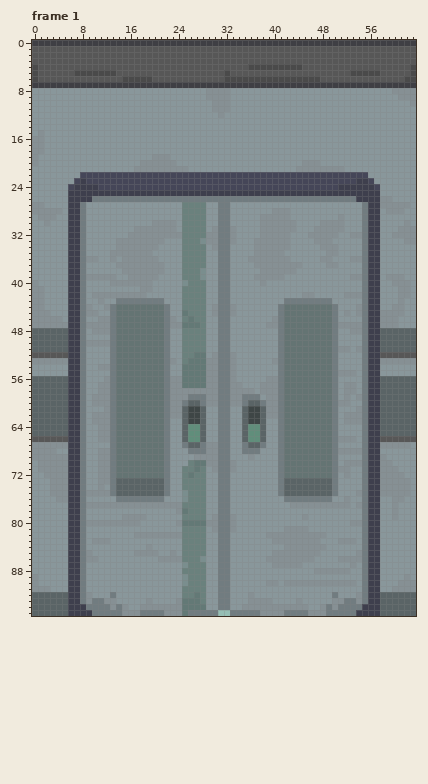
Pixel-art file: Assets/Art/Aseprite/Environment/Room Parts/InfirmaryDoor.aseprite. Above, as it was before the edit.
64x96 pixels, 16 frames. Colours within 5 levels of each other are drawn and written as one. Shown: frame 1.
New version:
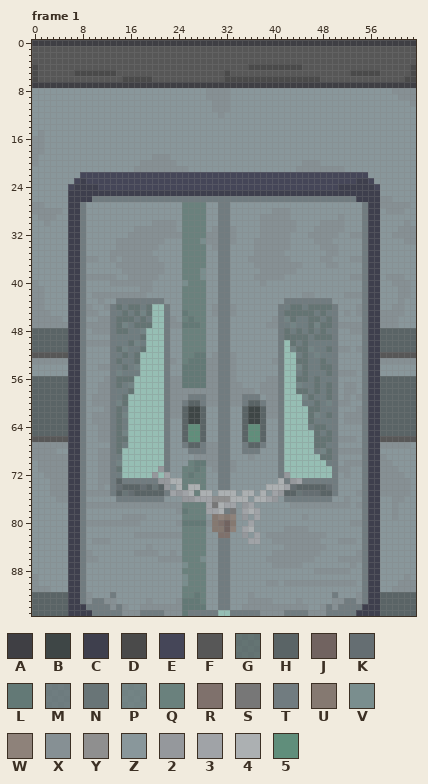
Palette (. is transparent): A #3f3f44  B #3e4646  C #3e3f4d  D #4a4a4a  E #454658  F #575757  G #5a6466d3  H #5a6466  J #716360  K #656e72  L #637976  M #677075d3  N #697577  P #6c787bd3  Q #6a817d  R #7f716c  S #777777  T #717c80  U #857971  V #7a8e8e  W #8e827a  X #869094  Y #8f8f8f  Z #89979b  2 #95989c  3 #a0a3a7  4 #acb0b2  5 #608e7b
Log entry: Mostly doors
The exact change:
layer "Layer 3" added
Frame 1, layers "Layer 3", "Layer 1":
y 44: x 15 G -> M; x 18 G -> M; x 20..21 GG -> ..; x 42 G -> M; x 45 G -> M
y 45: x 14 G -> M; x 16 G -> M; x 18 G -> P; x 20..21 GG -> ..; x 47 G -> M; x 49 G -> M
y 46: x 17 G -> M; x 19..21 GGG -> M..; x 42 G -> P; x 44..45 GG -> MM; x 48 G -> M
y 47: x 15..16 GG -> PM; x 20..21 GG -> ..; x 42..45 GGGG -> MPMM; x 47 G -> P
y 48: x 16..21 GGGGGG -> MMP...; x 43 G -> M; x 45 G -> M; x 47 G -> M; x 49 G -> M
y 49: x 14..17 GGGG -> MMMM; x 19..21 GGG -> ...; x 46 G -> M
y 50: x 14..15 GG -> MM; x 17..21 GGGGG -> PM...; x 42 G -> .; x 44 G -> M; x 46..49 GGGG -> MMMM
y 51: x 15..17 GGG -> PMM; x 19..21 GGG -> ...; x 42..43 GG -> .P; x 46..48 GGG -> PMM
y 52: x 14 G -> M; x 16 G -> M; x 18..21 GGGG -> ....; x 42..44 GGG -> ..M; x 46..49 GGGG -> MPMM
y 53: x 15..16 GG -> MM; x 18..21 GGGG -> ....; x 42..43 GG -> ..; x 46..47 GG -> MM; x 49 G -> M
y 54: x 14 G -> M; x 16..21 GGGGGG -> MP....; x 42..44 GGG -> ..P; x 46..47 GG -> MM
y 55: x 14..21 GGGGGGGG -> PMMM....; x 42..44 GGG -> ..M; x 46..48 GGG -> MMM
y 56: x 17..21 GGGGG -> .....; x 42..43 GG -> ..; x 46 G -> M; x 48..49 GG -> MM
y 57: x 15..21 GGGGGGG -> MP.....; x 42..46 GGGGG -> ..PMM; x 48 G -> M
y 58: x 14..15 GG -> MM; x 17..21 GGGGG -> .....; x 42..43 GG -> ..; x 46 G -> M; x 48 G -> M
y 59: x 14 G -> M; x 16..21 GGGGGG -> ......; x 42..45 GGGG -> ...P; x 47..48 GG -> MM
y 60: x 14 G -> P; x 16..21 GGGGGG -> ......; x 42..46 GGGGG -> ...MM; x 48..49 GG -> MP
y 61: x 15..21 GGGGGGG -> M......; x 42..45 GGGG -> ....; x 48..49 GG -> MM
y 62: x 15..21 GGGGGGG -> P......; x 42..45 GGGG -> ....; x 47..48 GG -> PM
y 63: x 15..21 GGGGGGG -> M......; x 42..45 GGGG -> ....; x 47..49 GGG -> MMM
y 64: x 15..21 GGGGGGG -> M......; x 42..46 GGGGG -> ....M; x 49 G -> M
y 65: x 15..21 GGGGGGG -> P......; x 42..46 GGGGG -> .....; x 48 G -> M
y 66: x 16..21 GGGGGG -> ......; x 42..46 GGGGG -> .....
y 67: x 15..21 GGGGGGG -> M......; x 42..46 GGGGG -> .....; x 49 G -> M
y 68: x 15..21 GGGGGGG -> .......; x 42..48 GGGGGGG -> .....MP
y 69: x 14..21 GGGGGGGG -> M.......; x 42..47 GGGGGG -> ......
y 70: x 14..21 GGGGGGGG -> P.......; x 42..49 GGGGGGGG -> .......M
y 71: x 15..21 GGGGGGG -> ......2; x 42..49 GGGGGGGG -> ........
y 72: x 14..22 GGGGGGGGT -> M.....2.3; x 42..49 GGGGGGGG -> 2.......
y 73: x 15..24 HHHHHHHTZZ -> TTTTTT2244; x 41..49 THHHHHHHH -> 4T23TTTTT
y 74: x 14 H -> K; x 18 H -> K; x 20 H -> N; x 22 T -> 2; x 24 Z -> 4; x 26..27 QQ -> 44; x 39..43 ZZTHH -> 4443K; x 49 H -> K
y 75: x 15..16 HH -> NK; x 23..26 ZZVQ -> 3234; x 28..29 QZ -> 44; x 31..33 TTZ -> 444; x 35..36 ZZ -> 44; x 38 Z -> 4; x 40..41 ZT -> 32; x 44..47 HHHH -> NKKK
y 76: x 25..35 VQQQZZTTZZZ -> 22333YYY444; x 37..40 ZZZZ -> 4432
y 77: x 29..33 ZZTTZ -> 3S433; x 35..36 ZZ -> 23
y 78: x 29..31 ZZT -> 334; x 33 Z -> S; x 35..37 ZZZ -> 343
y 79: x 30..33 XTTX -> UWUW; x 35 Z -> 2; x 37 Z -> 3
y 80: x 30..33 XTTX -> URJU; x 36 Z -> 3
y 81: x 30..33 XTTX -> UUJW; x 35..36 ZZ -> 34
y 82: x 31..32 TT -> RR; x 35 Z -> 2; x 37 Z -> 3
y 83: x 36..37 ZZ -> 33
Where, in picture pixels (left, top, right, bottom), the same in both pictures:
changed: (116, 304, 332, 544)
